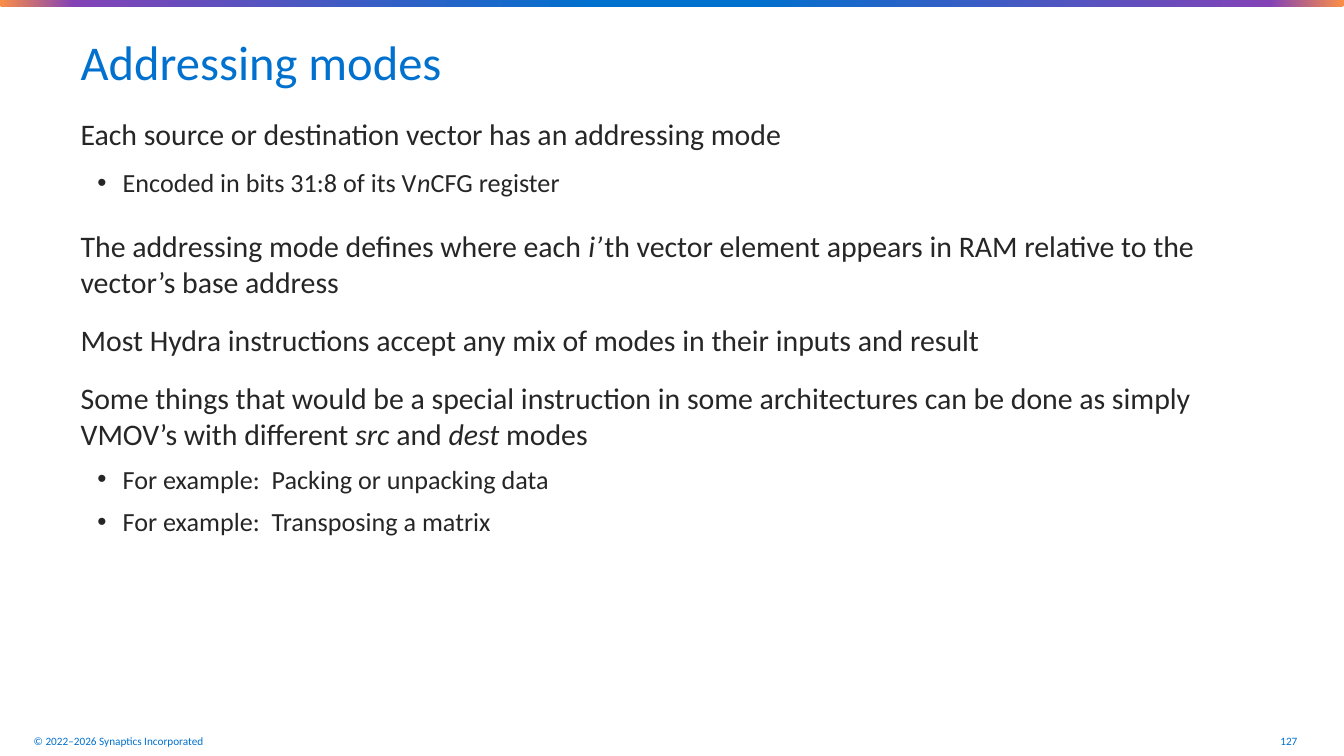
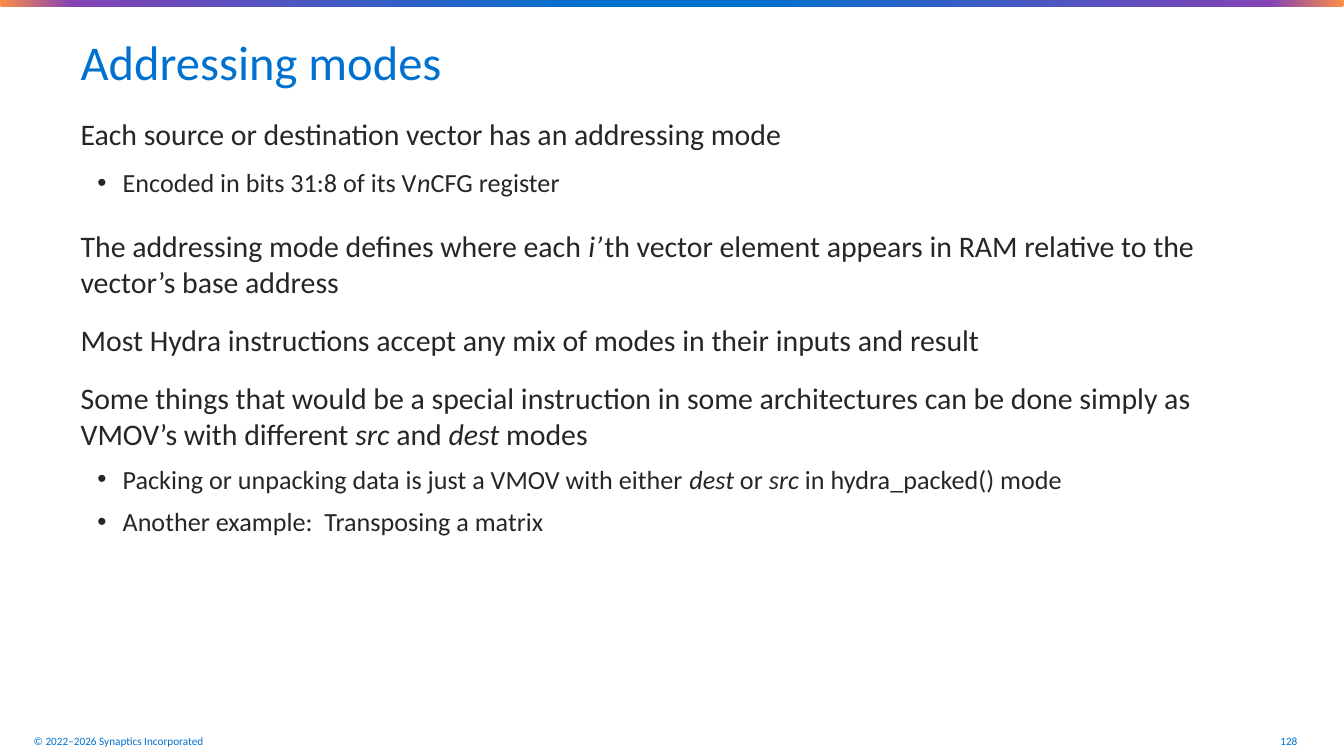
Before and after one commit to synaptics-public/synaptics-hydra, a slide deck: slide 128 of doc/hydra4-architecture-overview.pptx (slide 127 before the commit). Drawn at 1344x756 pixels with LibreOffice and Linux fonts; fonts in the diff are those of the drawing; background and template pictures are left out. Boxes give left, top, right and bottom in pixels: in the first picture for what was removed or moved away, otherwise in the second. Text is boxed around its words. In the diff, an @@ line names an element or a change of style, - is before the commit and + after.

Commit message:
Various improvements to the Hydra slide deck.

```diff
--- a/doc/hydra4-architecture-overview.pptx
+++ b/doc/hydra4-architecture-overview.pptx
@@ text at bbox=[81, 388, 1190, 536]: text changed @@
-Some things that would be a special instruction in some architectures can be done as simply VMOV’s with different src and dest modes
-  • For example: Packing or unpacking data
-  • For example: Transposing a matrix
+Some things that would be a special instruction in some architectures can be done simply as VMOV’s with different src and dest modes
+  • Packing or unpacking data is just a VMOV with either dest or src in hydra_packed() mode
+  • Another example: Transposing a matrix
@@ page number at bbox=[1280, 737, 1297, 745]: text changed @@
-127
+128
```
Also in this commit, not shown: 52 other slides changed, 2 slides added, 1 other file.
